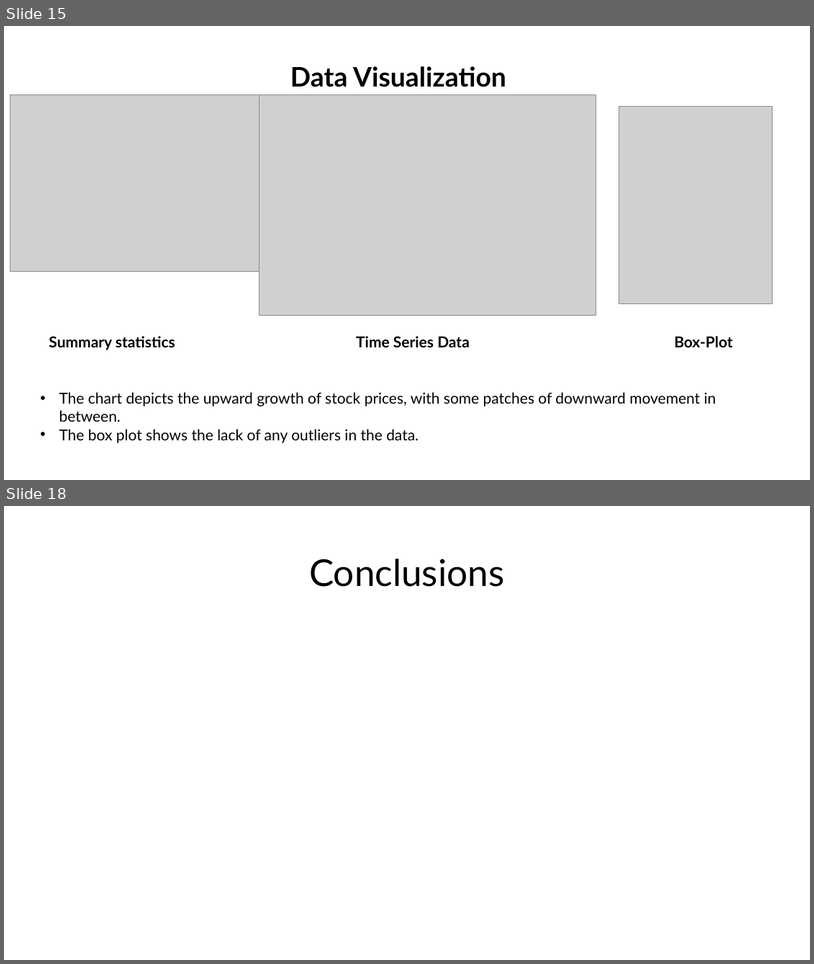
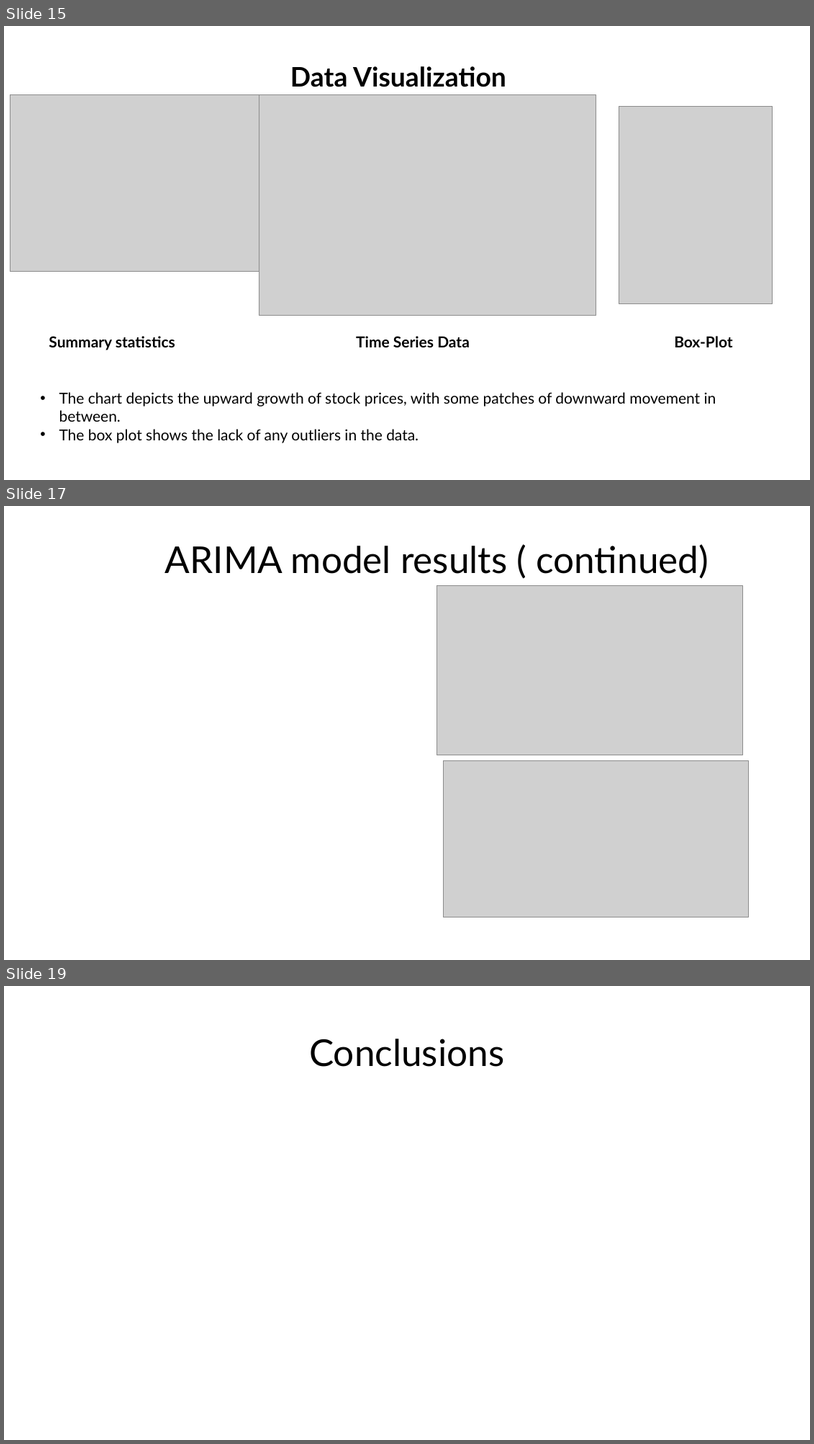
Before and after one commit to 035skt/ECO723, a slide deck: ppt_1.1.pptx. Shown one above the other, each under a label of ours: slides 15 and 18 before the commit, slides 15, 17 and 19 after it; the slides between them are not shown. The pictures are 814x964 and 814x1444 pixels, drawn with LibreOffice and Linux fonts; fonts in the diff are those of the drawing; grey boxes stand for pictures. Boxes give left, top, right and bottom in pixels: in the first picture for what was removed or moved away, otherwise in the second. Text is boxed around its words. In the diff, an @@ line names an element or a change of style, - is before the commit and + after.

```diff
--- a/ppt_1.1.pptx
+++ b/ppt_1.1.pptx
@@ slide 17 added at [4, 506, 810, 960], background #FFFFFF @@
@@ title added at [165, 544, 709, 579], 44 pt, text #000000 @@
+ARIMA model results ( continued)
@@ picture added at [437, 586, 743, 755] @@
@@ picture added at [443, 761, 748, 917] @@
@@ what was slide 18 is now slide 19 @@
```
Also in this commit, not shown: 1 slide changed, 1 other slide added, 1 slide removed, 15 other files.
